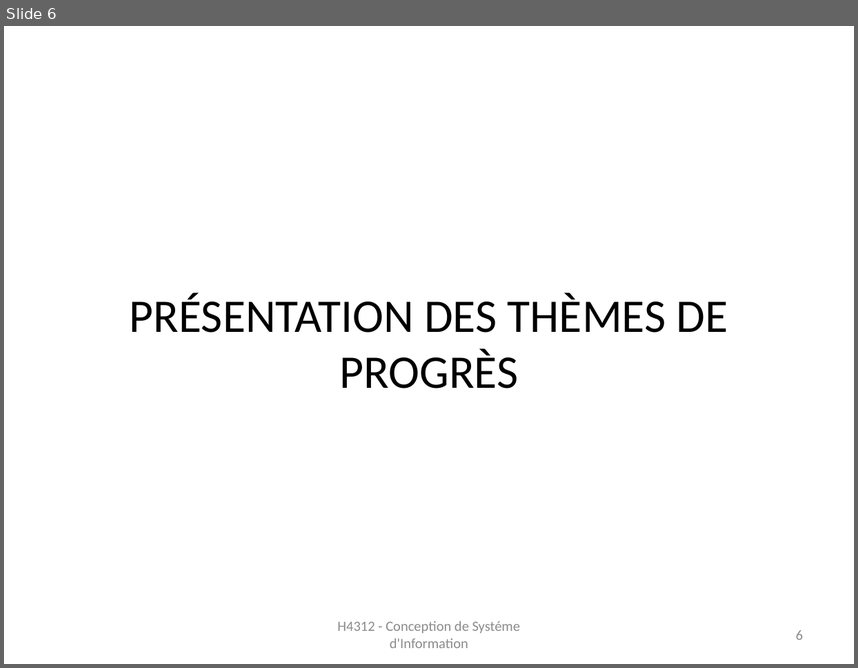
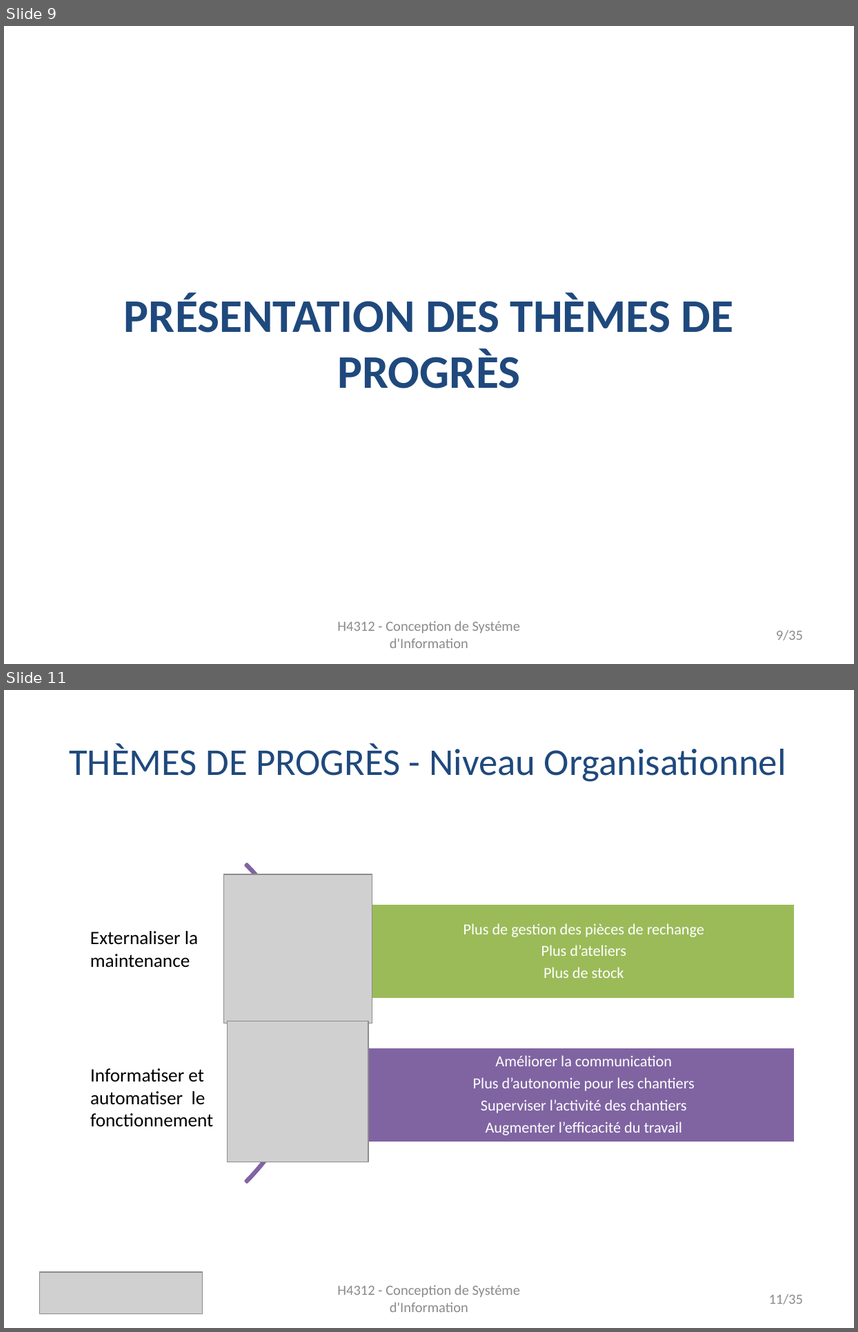
Before and after one commit to monicaGolumbeanu/GSTP, a slide deck: rapports/presentation/presentationFinale.pptx. Shown one above the other, each under a label of ours: slide 6 before the commit, slides 9 and 11 after it; the slides between them are not shown. The pictures are 858x668 and 858x1332 pixels, drawn with LibreOffice and Linux fonts; fonts in the diff are those of the drawing; grey boxes stand for pictures. Boxes give left, top, right and bottom in pixels: in the first picture for what was removed or moved away, otherwise in the second. Text is boxed around its words. In the diff, an @@ line names an element or a change of style, - is before the commit and + after.

```diff
--- a/rapports/presentation/presentationFinale.pptx
+++ b/rapports/presentation/presentationFinale.pptx
@@ slide 11 added at [4,690,854,1328], background #FFFFFF @@
@@ text added at [69,744,786,782], 32 pt, text #1F497D @@
+THÈMES DE PROGRÈS - Niveau Organisationnel
@@ picture added at [223,874,372,1023] @@
@@ text added at [90,931,198,967], 16 pt, text #000000 @@
+Externaliser la
+maintenance
@@ picture added at [228,1021,369,1162] @@
@@ group added at [4,798,795,1248]: 2 rectangles, 2 texts, 1 arch (boxed as its full ring) @@
+Plus de gestion des pièces de rechange
+Plus d’ateliers
+Plus de stock
+Améliorer la communication
+Plus d’autonomie pour les chantiers
+Superviser l’activité des chantiers
+Augmenter l’efficacité du travail
@@ text added at [90,1068,213,1127], 16 pt, text #000000 @@
+Informatiser et automatiser le fonctionnement
@@ picture added at [40,1272,203,1313] @@
@@ text added at [337,1285,520,1312], 12 pt, text #8C8C8C @@
+H4312 - Conception de Systéme d'Information
@@ page number added at [769,1294,803,1304], 12 pt, text #8C8C8C @@
+11/35
@@ what was slide 6 is now slide 9 @@
@@ slide 9 changed as well @@
@@ title "PRÉSENTATION DES THÈMES DE PROGRÈS" at [124,293,734,388]: text colour #000000 to #1F497D, bold on @@
@@ page number at [776,630,803,640]: text changed @@
-6
+9/35
```
Also in this commit, not shown: 7 other slides changed, 26 other slides added, 2 other files.
